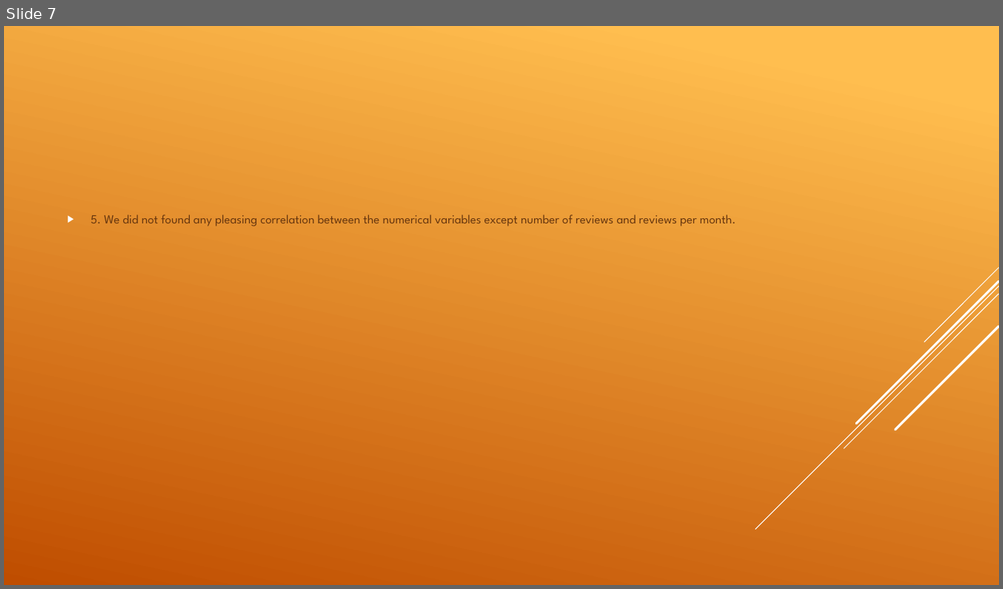
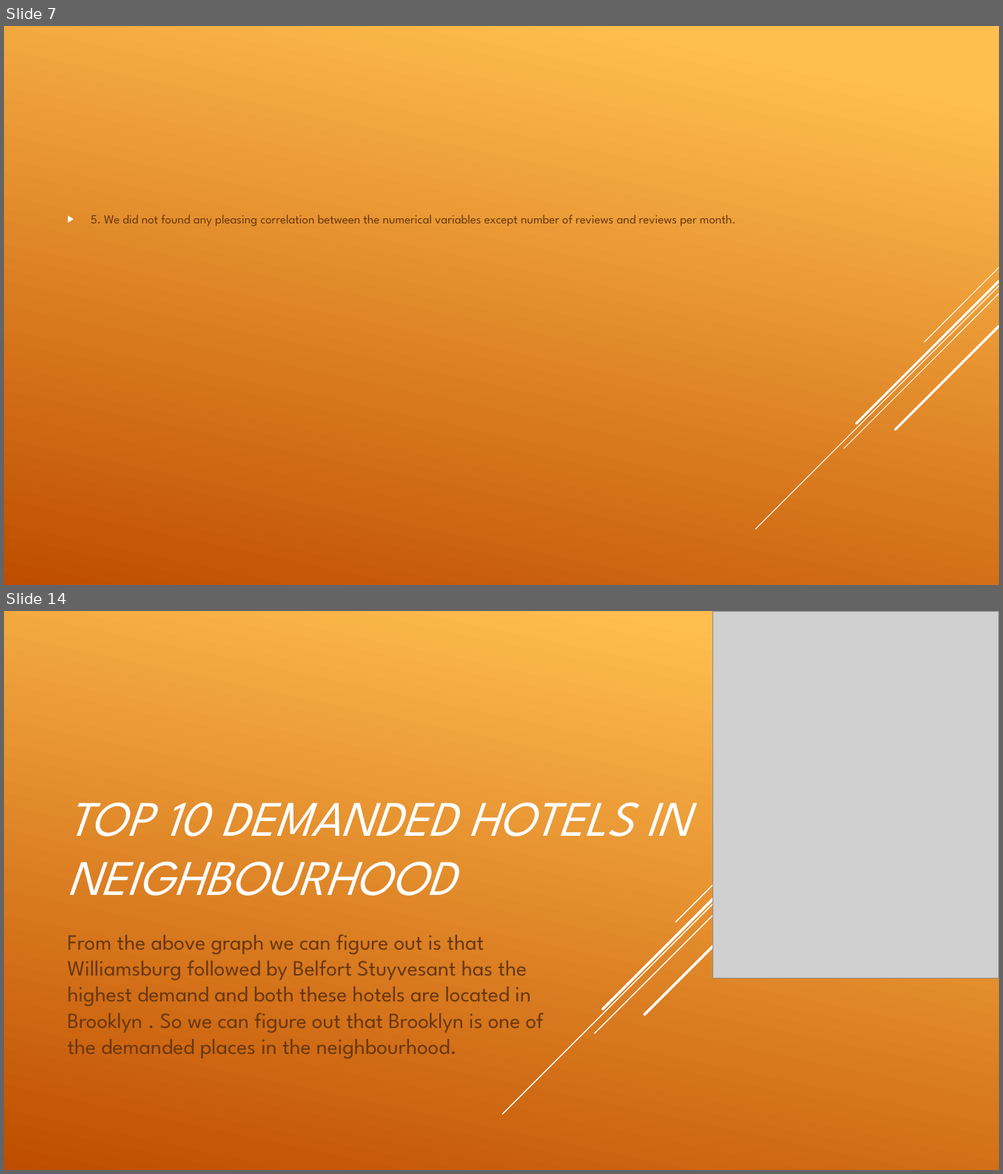
Before and after one commit to Sandipan0303/Airbnb-Analysis, a slide deck: EDA CAPSTONE PROJECT.pptx. Shown one above the other, each under a label of ours: slide 7 before the commit, slides 7 and 14 after it; the slides between them are not shown. The pictures are 1003x589 and 1003x1174 pixels, drawn with LibreOffice and Linux fonts; fonts in the diff are those of the drawing; grey boxes stand for pictures. Boxes give left, top, right and bottom in pixels: in the first picture for what was removed or moved away, otherwise in the second. Text is boxed around its words. In the diff, an @@ line names an element or a change of style, - is before the commit and + after.

```diff
--- a/EDA CAPSTONE PROJECT.pptx
+++ b/EDA CAPSTONE PROJECT.pptx
@@ slide 14 added at (x1=4, y1=611, x2=999, y2=1170), background gradient #FFBF50 to #C04D00 @@
@@ line added from (999, 618) to (503, 1115), #FFFFFF 1 pt @@
@@ line added from (999, 629) to (595, 1034), #FFFFFF 1 pt @@
@@ line added from (999, 614) to (603, 1009), #FFFFFF 2.5 pt @@
@@ line added from (986, 612) to (675, 923), #FFFFFF 1 pt @@
@@ picture added at (x1=713, y1=611, x2=999, y2=978) @@
@@ line added from (999, 661) to (644, 1015), #FFFFFF 2.5 pt @@
@@ title added at (x1=68, y1=803, x2=690, y2=896), 48 pt, text #FFFFFF, italic @@
+TOP 10 DEMANDED HOTELS IN NEIGHBOURHOOD
@@ subtitle added at (x1=68, y1=934, x2=543, y2=1059), 21 pt, text #68380F @@
+From the above graph we can figure out is that Williamsburg followed by Belfort Stuyvesant has the highest demand and both these hotels are located in Brooklyn . So we can figure out that Brooklyn is one of the demanded places in the neighbourhood.
```
Also in this commit, not shown: 14 other slides added.
